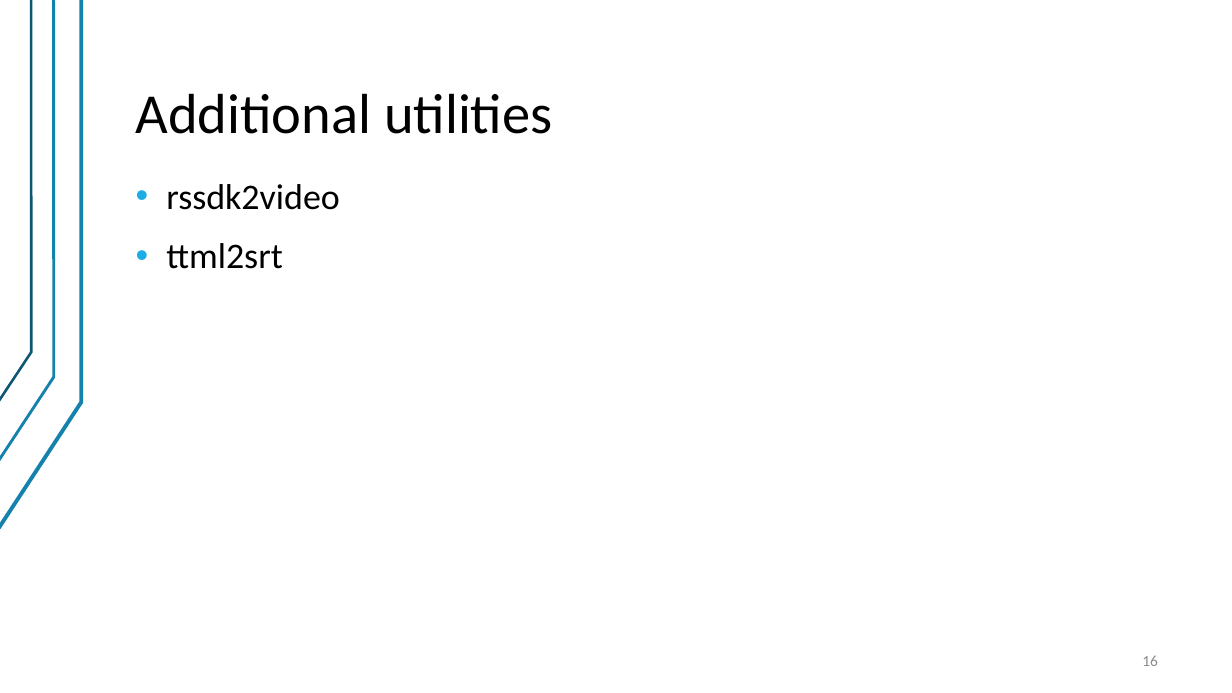
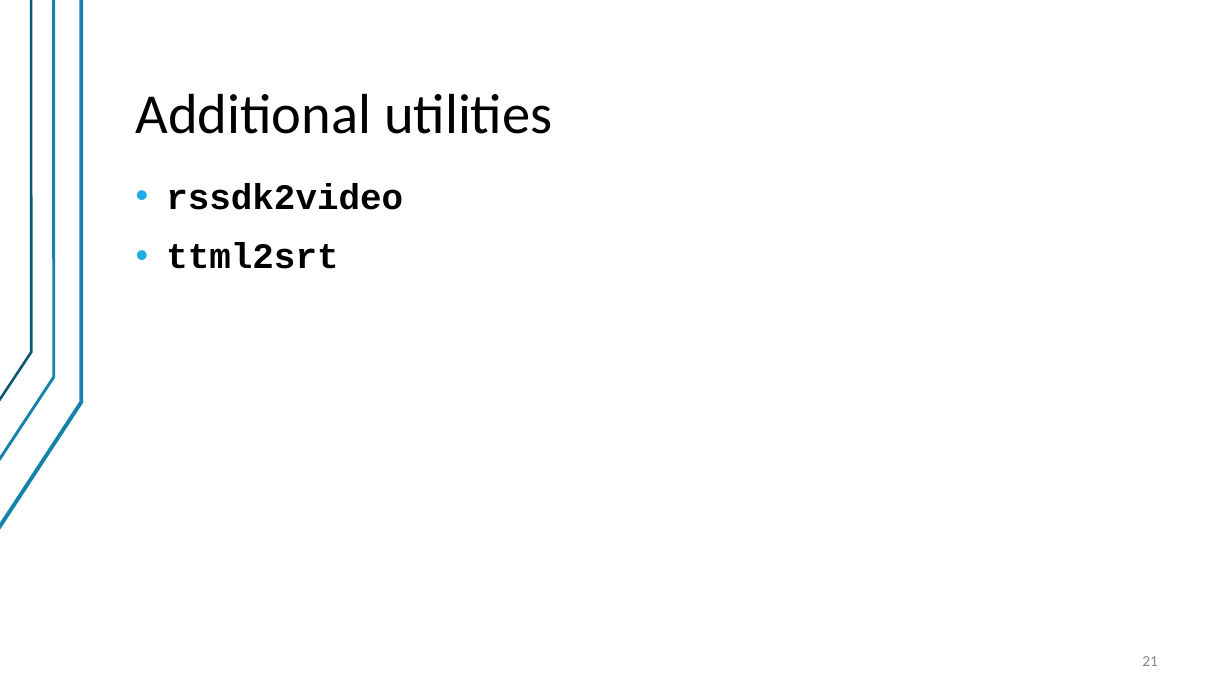
Before and after one commit to valber-8/emotracker, a slide deck: slide 21 of EmotionsTracker.pptx (slide 16 before the commit). Drawn at 1232x693 pixels with LibreOffice and Linux fonts; fonts in the diff are those of the drawing. Boxes give left, top, right and bottom in pixels: in the first picture for what was removed or moved away, otherwise in the second. Text is boxed around its words. In the diff, an @@ line names an element or a change of style, - is before the commit and + after.

```diff
--- a/EmotionsTracker.pptx
+++ b/EmotionsTracker.pptx
@@ text "rssdk2video" at [166,183,403,269]: font Calibri to Courier New, bold on @@
@@ page number at [1142,656,1158,666]: text changed @@
-16
+21
```
Also in this commit, not shown: 3 other slides changed, 5 slides added, 10 other files.
